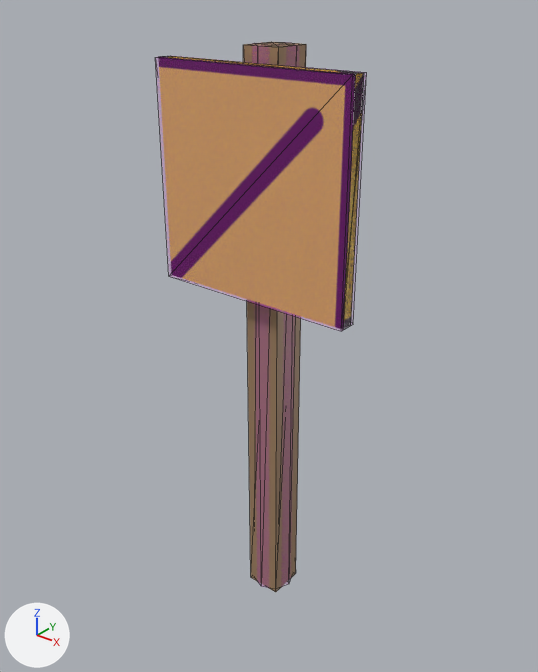
Before and after pictures for a commit that changed the COLLADA model beamng-props/course-signs/export/dae/sign_danger_x.dae.
Camera for both pictures: a camera (50 mm lens) standing at (1.098, -1.394, 1.69) and looking at (-0.015, -0.002, 0.827). Lighting does not change. The marker at lower left points along +X, +Y and +Z. The picture after the commit comes second. Mesh edges are drawn as thin lines. Where no turn or scale is listed for an object, it has been applied to the vertices.

Names of what the first picture shows: 'Colmesh_post-1', 'Colmesh_sign-1', 'post', 'sign'.
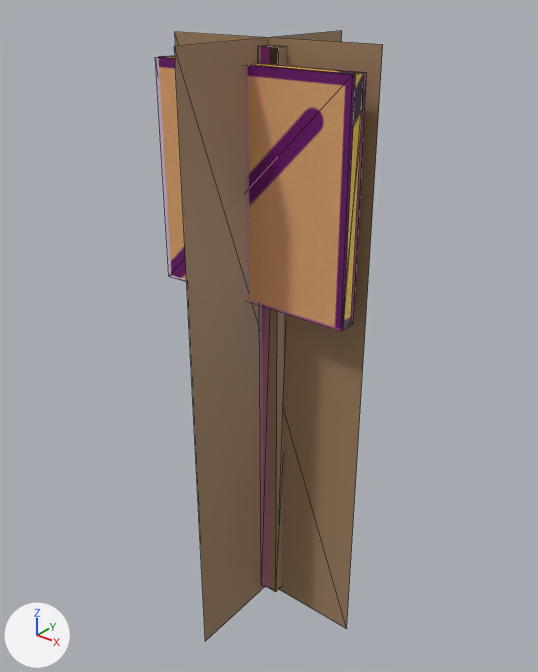
The newer file is also turned or shifted as a whole; pictures and numbers use the older file's frame.

What changed in the scene script:
```text
Add me_sign_danger_x_a800:
    me_sign_danger_x_a800.from_pydata(...)  # a box spanning x -0.05..0.05, y -0.05..0.05, z 0.0..1.55, material slot 0; a box spanning x -0.28..0.28, y -0.09..-0.06, z 0.96..1.52, material slot 1
    me_sign_danger_x_a800.materials.append(mat_wood_112)  # brown #a08161
    me_sign_danger_x_a800.materials.append(mat_sign_112)  # picture img_sign_danger_x_png
Add me_sign_danger_x_a50:
    me_sign_danger_x_a50.from_pydata([(-0.29, 0.0, -0.02), (0.29, 0.0, -0.02), (0.29, 0.0, 1.57), (-0.29, 0.0, 1.57), (0.0, -0.29, -0.02), (0.0, 0.29, -0.02), (0.0, 0.29, 1.57), (0.0, -0.29, 1.57)], [], [(1, 3, 0), (5, 7, 4), (1, 2, 3), (5, 6, 7)])
    me_sign_danger_x_a50.materials.append(mat_wood_112)  # brown #a08161
Change ob_sign_danger_x_a800:
    ob_sign_danger_x_a800: bpy.data.objects.new('sign_danger_x_a800', None) -> bpy.data.objects.new('sign_danger_x_a800', me_sign_danger_x_a800)
Remove ob_post:
    ob_post = bpy.data.objects.new('post', me_cube)
    ob_post.location = (0.0, 0.0, 0.775)
Remove ob_sign:
    ob_sign = bpy.data.objects.new('sign', me_cube_001)
    ob_sign.location = (0.0, -0.08, 1.24)
Add ob_sign_danger_x_a50:
    ob_sign_danger_x_a50 = bpy.data.objects.new('sign_danger_x_a50', me_sign_danger_x_a50)
    ob_sign_danger_x_a50.location = (0.0, -0.022, 0.0)
```

Boxes [x1, y1, x2, y2] around the edits, measured in the pictures (538 x 672 px):
'sign_danger_x_a50', added (brown): after [174, 30, 383, 641]
'post', deleted (brown): before [243, 42, 306, 592]
'sign_danger_x_a800', now drawn: after [162, 45, 364, 592]
    faces in mat_wood_112 (brown #a08161): [263, 45, 286, 592]
    faces in mat_sign_112 (picture img_sign_danger_x_png): [162, 56, 364, 330]
'sign', deleted: before [161, 56, 364, 330]
'Colmesh_post-1', unchanged, covered by the edit: before [248, 42, 300, 588]; after [258, 45, 287, 588]
